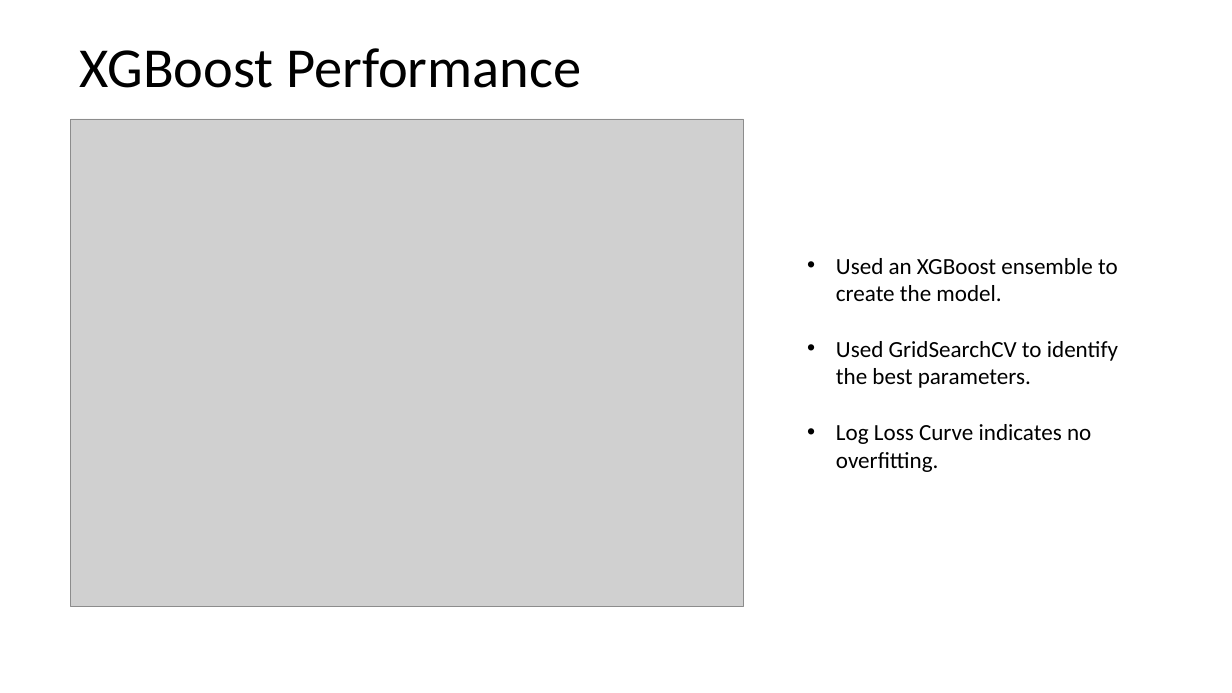
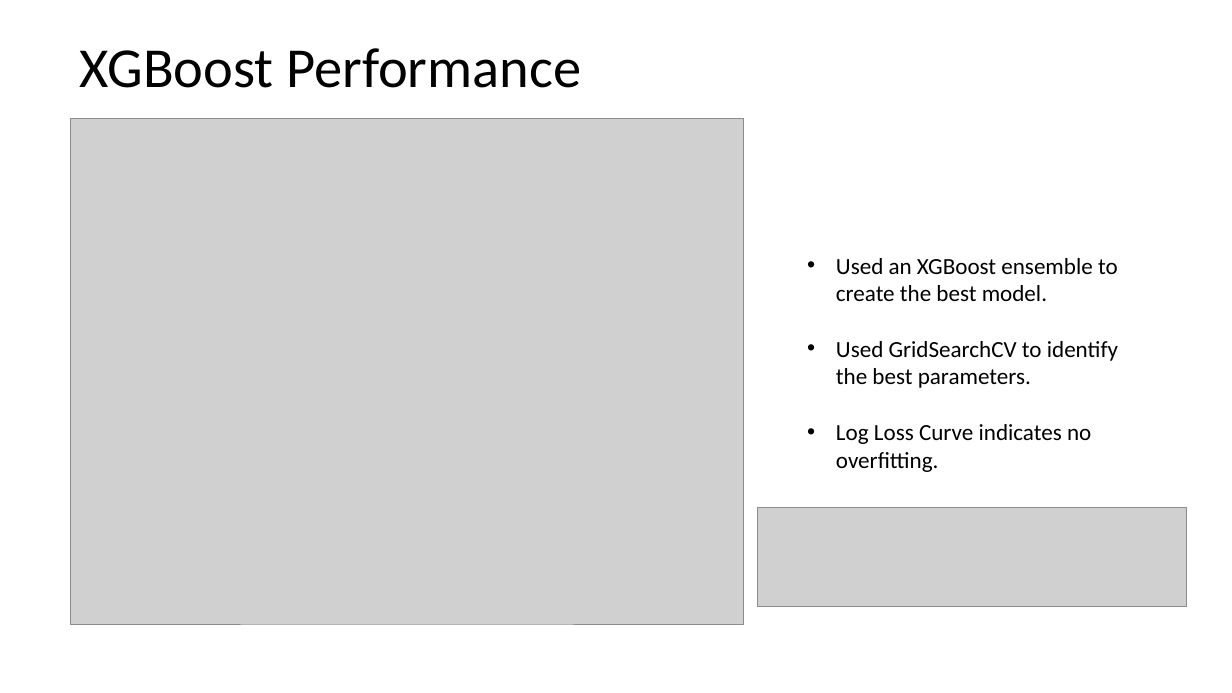
Before and after one commit to saigurram/Customer-Lifetime-Value-Prediction, a slide deck: slide 16 of Customer_Lifetimevalue_Prediction.pptx (slide 15 before the commit). Drawn at 1232x693 pixels with LibreOffice and Linux fonts; fonts in the diff are those of the drawing; grey boxes stand for pictures. Boxes give left, top, right and bottom in pixels: in the first picture for what was removed or moved away, otherwise in the second. Text is boxed around its words. In the diff, an @@ line names an element or a change of style, - is before the commit and + after.

```diff
--- a/Customer_Lifetimevalue_Prediction.pptx
+++ b/Customer_Lifetimevalue_Prediction.pptx
@@ picture: place and size @@
-picture at <box>71,119,744,606</box>
+picture at <box>71,119,744,625</box>
@@ text at <box>836,258,1118,301</box>: text changed @@
-• Used an XGBoost ensemble to create the model.
+• Used an XGBoost ensemble to create the best model.
@@ picture added at <box>758,507,1188,606</box> @@
```
Also in this commit, not shown: 9 other slides changed, 4 slides added, 2 slides removed.
